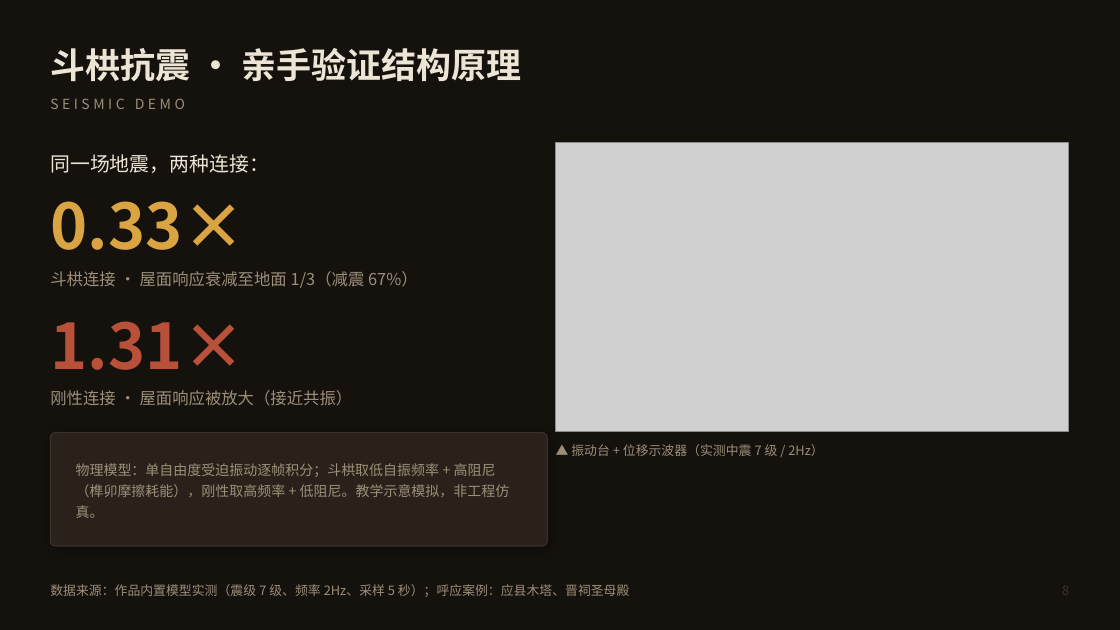
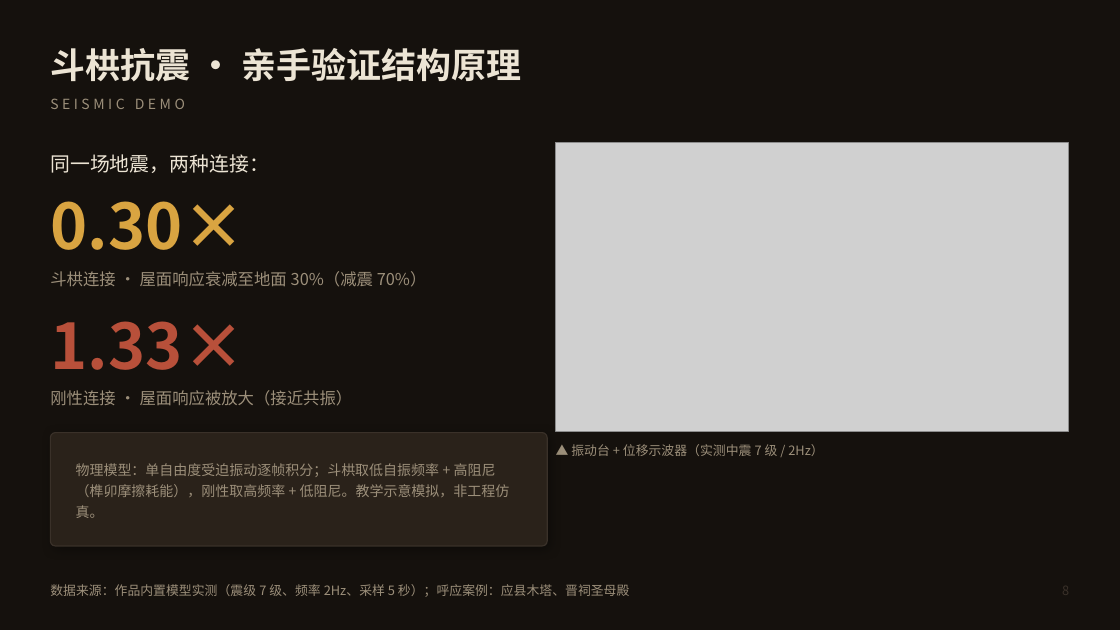
Before and after one commit to honggong123/yingzao, a slide deck: slide 8 of docs/答辩PPT.pptx. Drawn at 1120x630 pixels with LibreOffice and Linux fonts; fonts in the diff are those of the drawing; grey boxes stand for pictures. Boxes give left, top, right and bottom in pixels: in the first picture for what was removed or moved away, otherwise in the second. Text is boxed around its words. In the diff, an @@ line names an element or a change of style, - is before the commit and + after.

Commit message:
fix: 抗震减震率口径全链修正（67%→70%，刚性放大 131%→133%）+ 新增一键同步编排器 sync-all.mjs 与 pptx 重打包工具 repack-pptx.py

```diff
--- a/docs/答辩PPT.pptx
+++ b/docs/答辩PPT.pptx
@@ text at box(50, 201, 245, 250): text changed @@
-0.33×
+0.30×
@@ text at box(50, 271, 427, 287): text changed @@
-斗栱连接 · 屋面响应衰减至地面 1/3（减震 67%）
+斗栱连接 · 屋面响应衰减至地面 30%（减震 70%）
@@ text at box(50, 321, 245, 370): text changed @@
-1.31×
+1.33×
```
Also in this commit, not shown: 14 other files.
